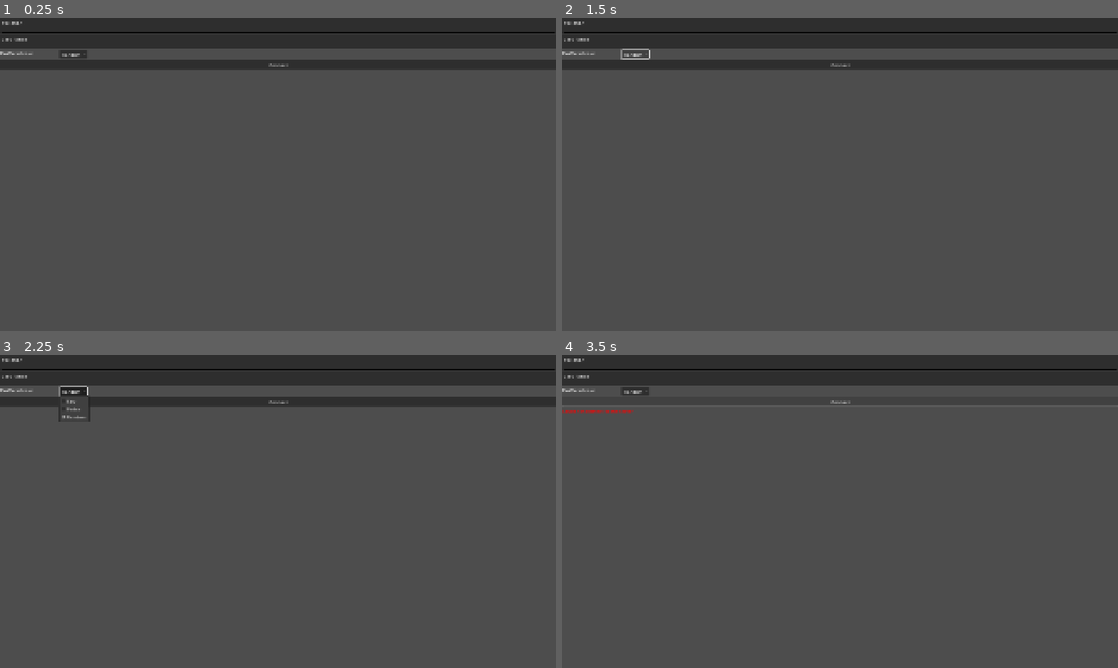
Above: before the commit, frames 1-4 (two rows, left to right).
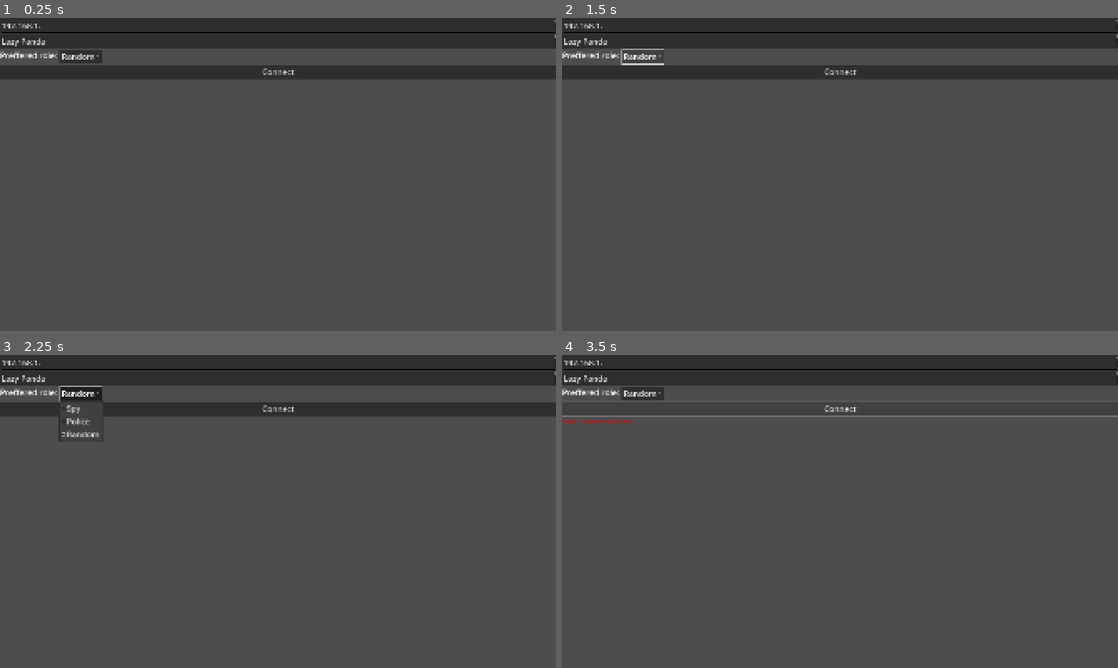
Above: after the commit, the same moments.

Repository: TheWrongUlraf/SummerGameJam2025
Game: Godot game, scene res://scenes/LobbyScreen.tscn
Same seed, same stepped clock (60 frames per second), same inputs: the game is played once before the commit and once after it.
Inputs:
- Up to frame 1 (0.25 s): no input
- Up to frame 2 (1.5 s): click "Random" at 0.5 s; click "Random" at 1.25 s
- Up to frame 3 (2.25 s): click "Random" at 2 s
- Up to frame 4 (3.5 s): click "Connect" at 2.75 s

The runs differ from the first frame. In frame 1, 4.8% of the frame differs, in the area x 0-100%, y 0-20%; in frame 2, 4.7%; in frame 3, 4.8%, in the area x 0-100%, y 0-28%; in frame 4, 1.9%.

Commit message:
Added a UI style with increased font size

Diff:
--- a/scenes/LobbyScreen.tscn
+++ b/scenes/LobbyScreen.tscn
@@ -1,6 +1,7 @@
-[gd_scene load_steps=2 format=3 uid="uid://2h6s5sy2i333"]
+[gd_scene load_steps=3 format=3 uid="uid://2h6s5sy2i333"]
 
 [ext_resource type="Script" uid="uid://6rjw8bnb5e8t" path="res://scripts/lobby_screen.gd" id="1_mx6st"]
+[ext_resource type="Theme" uid="uid://bnivdma6helc8" path="res://themes/UI_theme.tres" id="2_0jx1e"]
 
 [node name="MainMenu" type="Control"]
 layout_mode = 3
@@ -28,11 +29,13 @@
 [node name="ServerIP" type="TextEdit" parent="VerticalBox/ClientControls/NotConnected"]
 custom_minimum_size = Vector2(0, 50)
 layout_mode = 2
+theme = ExtResource("2_0jx1e")
 text = "192.168.1."
 
 [node name="NameEdit" type="TextEdit" parent="VerticalBox/ClientControls/NotConnected"]
 custom_minimum_size = Vector2(0, 50)
 layout_mode = 2
+theme = ExtResource("2_0jx1e")
 
 [node name="HBoxContainer" type="HBoxContainer" parent="VerticalBox/ClientControls/NotConnected"]
 layout_mode = 2
@@ -40,11 +43,13 @@
 [node name="RoleLabel" type="RichTextLabel" parent="VerticalBox/ClientControls/NotConnected/HBoxContainer"]
 custom_minimum_size = Vector2(200, 0)
 layout_mode = 2
+theme = ExtResource("2_0jx1e")
 text = "Preffered role:"
 fit_content = true
 
 [node name="RoleSelector" type="OptionButton" parent="VerticalBox/ClientControls/NotConnected/HBoxContainer"]
 layout_mode = 2
+theme = ExtResource("2_0jx1e")
 selected = 2
 item_count = 3
 popup/item_0/text = "Spy"
@@ -56,6 +61,7 @@
 
 [node name="ConnectButton" type="Button" parent="VerticalBox/ClientControls/NotConnected"]
 layout_mode = 2
+theme = ExtResource("2_0jx1e")
 text = "Connect"
 
 [node name="ErrorText" type="RichTextLabel" parent="VerticalBox/ClientControls/NotConnected"]
@@ -79,16 +85,19 @@
 [node name="IPToConnectTo" type="RichTextLabel" parent="VerticalBox/ServerControls"]
 layout_mode = 2
 size_flags_vertical = 0
+theme = ExtResource("2_0jx1e")
 text = "IP to connect to: "
 fit_content = true
 
 [node name="PlayersInTheLobby" type="RichTextLabel" parent="VerticalBox/ServerControls"]
 layout_mode = 2
+theme = ExtResource("2_0jx1e")
 text = "Players in the lobby"
 fit_content = true
 
 [node name="StartGameDebugButton" type="Button" parent="VerticalBox/ServerControls"]
 layout_mode = 2
+theme = ExtResource("2_0jx1e")
 text = "Start game [DEBUG]"
 
 [connection signal="pressed" from="VerticalBox/ClientControls/NotConnected/ConnectButton" to="." method="_on_connect_button_pressed"]
--- /dev/null
+++ b/themes/UI_theme.tres
@@ -0,0 +1,4 @@
+[gd_resource type="Theme" format=3 uid="uid://bnivdma6helc8"]
+
+[resource]
+default_font_size = 28
